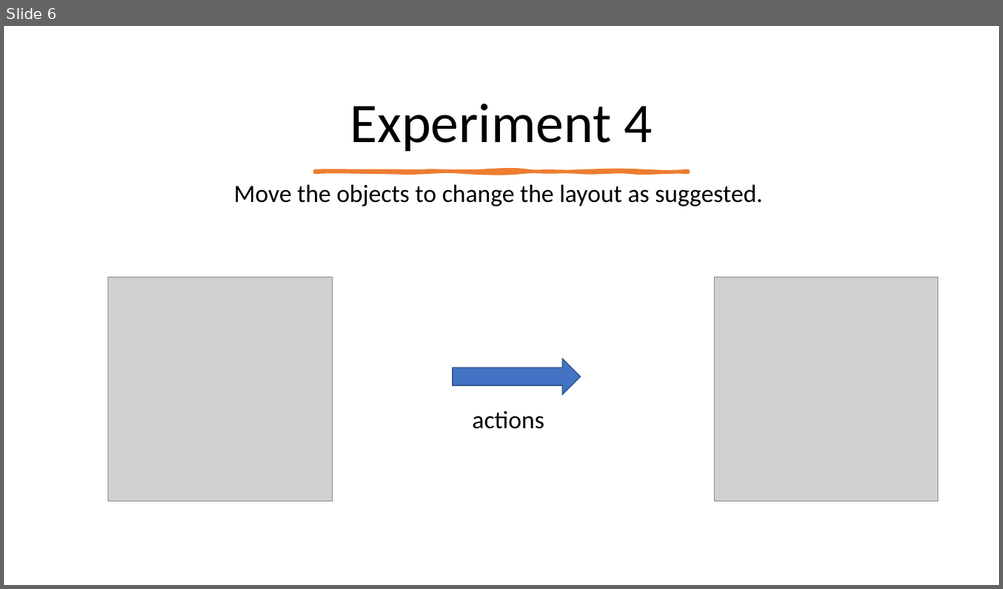
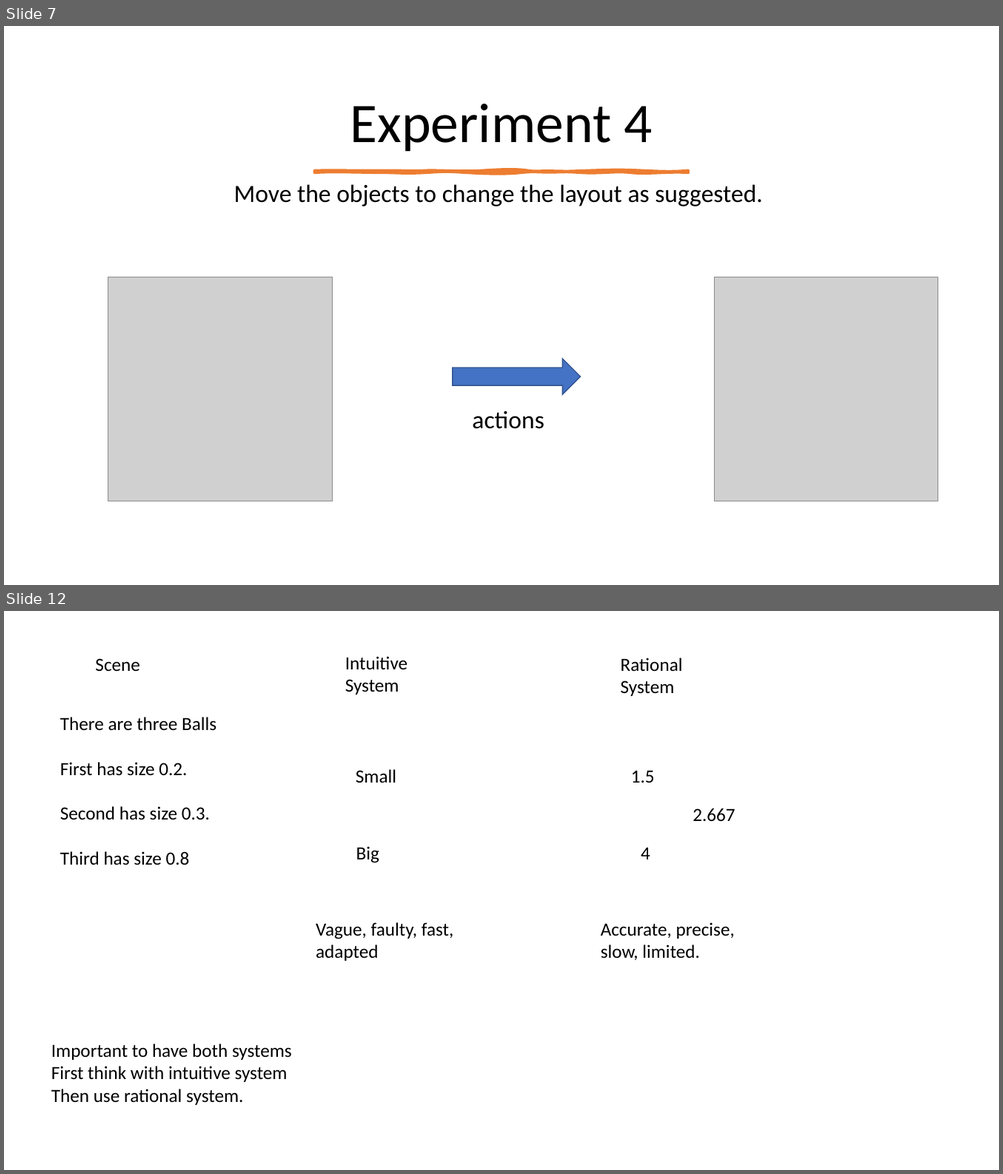
Before and after one commit to akweury/nsai_note, a slide deck: spatial_relation_vector.pptx. Shown one above the other, each under a label of ours: slide 6 before the commit, slides 7 and 12 after it; the slides between them are not shown. The pictures are 1003x589 and 1003x1174 pixels, drawn with LibreOffice and Linux fonts; fonts in the diff are those of the drawing; grey boxes stand for pictures. Boxes give left, top, right and bottom in pixels: in the first picture for what was removed or moved away, otherwise in the second. Text is boxed around its words. In the diff, an @@ line names an element or a change of style, - is before the commit and + after.

```diff
--- a/spatial_relation_vector.pptx
+++ b/spatial_relation_vector.pptx
@@ slide 12 added at (x1=4, y1=611, x2=999, y2=1170), background #FFFFFF @@
@@ text added at (x1=95, y1=658, x2=139, y2=671), 18 pt, text #000000 @@
+Scene
@@ text added at (x1=345, y1=656, x2=407, y2=695), 18 pt, text #000000 @@
+Intuitive System
@@ text added at (x1=620, y1=658, x2=683, y2=696), 18 pt, text #000000 @@
+Rational System
@@ text added at (x1=60, y1=717, x2=216, y2=866), 18 pt, text #000000 @@
+There are three Balls
+First has size 0.2.
+Second has size 0.3.
+Third has size 0.8
@@ text added at (x1=356, y1=769, x2=396, y2=783), 18 pt, text #000000 @@
+Small
@@ text added at (x1=631, y1=770, x2=654, y2=783), 18 pt, text #000000 @@
+1.5
@@ text added at (x1=692, y1=809, x2=734, y2=822), 18 pt, text #000000 @@
+2.667
@@ text added at (x1=356, y1=846, x2=379, y2=863), 18 pt, text #000000 @@
+Big
@@ text added at (x1=640, y1=847, x2=650, y2=860), 18 pt, text #000000 @@
+4
@@ text added at (x1=316, y1=923, x2=454, y2=961), 18 pt, text #000000 @@
+Vague, faulty, fast, adapted
@@ text added at (x1=600, y1=923, x2=734, y2=960), 18 pt, text #000000 @@
+Accurate, precise, slow, limited.
@@ text added at (x1=51, y1=1044, x2=292, y2=1105), 18 pt, text #000000 @@
+Important to have both systems
+First think with intuitive system
+Then use rational system.
@@ what was slide 6 is now slide 7 @@
```
Also in this commit, not shown: 2 slides changed, 16 other slides added.
